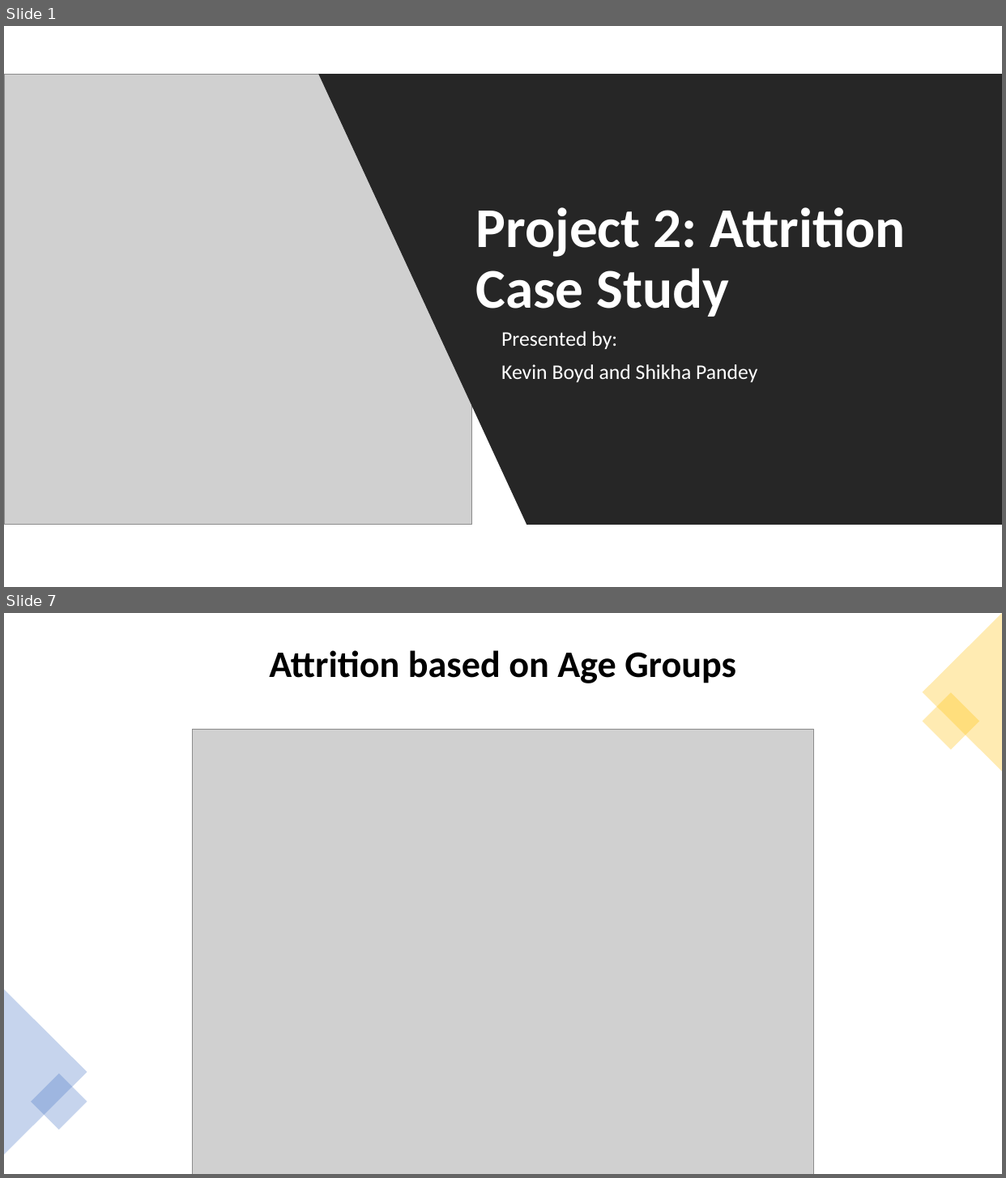
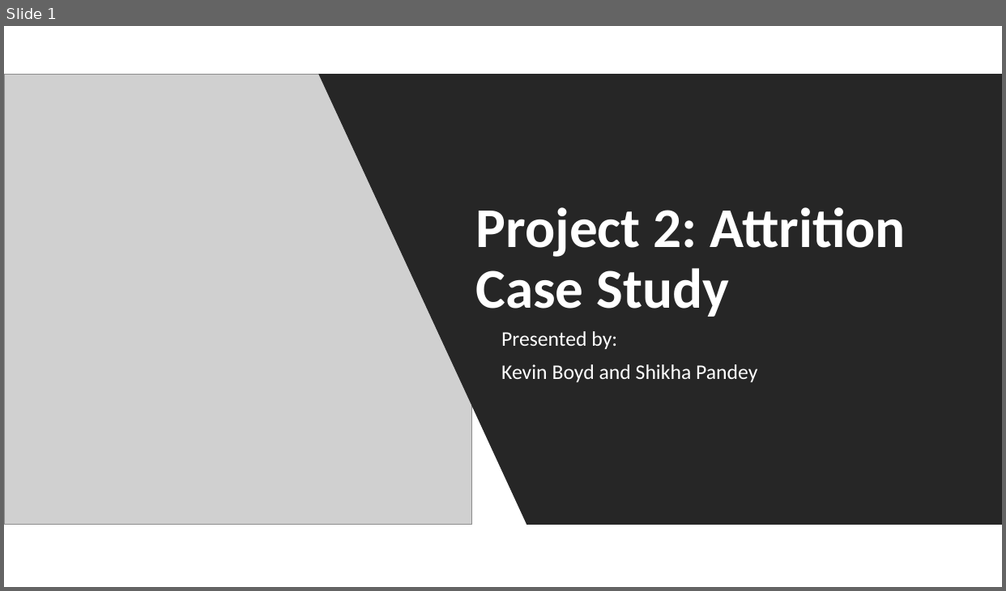
Before and after one commit to GraduateSchoolWork/CaseStudy2_DDS, a slide deck: DDS_Project_2_Presentation.pptx. Shown one above the other, each under a label of ours: slides 1 and 7 before the commit, slide 1 after it; the slides between them are not shown. The pictures are 1006x1178 and 1006x591 pixels, drawn with LibreOffice and Linux fonts; fonts in the diff are those of the drawing; grey boxes stand for pictures. Boxes give left, top, right and bottom in pixels: in the first picture for what was removed or moved away, otherwise in the second. Text is boxed around its words. In the diff, an @@ line names an element or a change of style, - is before the commit and + after.

```diff
--- a/DDS_Project_2_Presentation.pptx
+++ b/DDS_Project_2_Presentation.pptx
@@ slide 7 removed at (4, 613, 1002, 1174), background #FFFFFF @@
@@ triangle removed at (923, 613, 1002, 772) @@
@@ title removed at (269, 650, 736, 683) @@
-Attrition based on Age Groups
@@ rectangle removed at (923, 693, 979, 750) @@
@@ picture removed at (193, 730, 813, 1174) @@
@@ triangle removed at (4, 990, 87, 1155) @@
@@ rectangle removed at (31, 1073, 87, 1130) @@
```
Also in this commit, not shown: 17 slides changed, 1 other slide removed.
